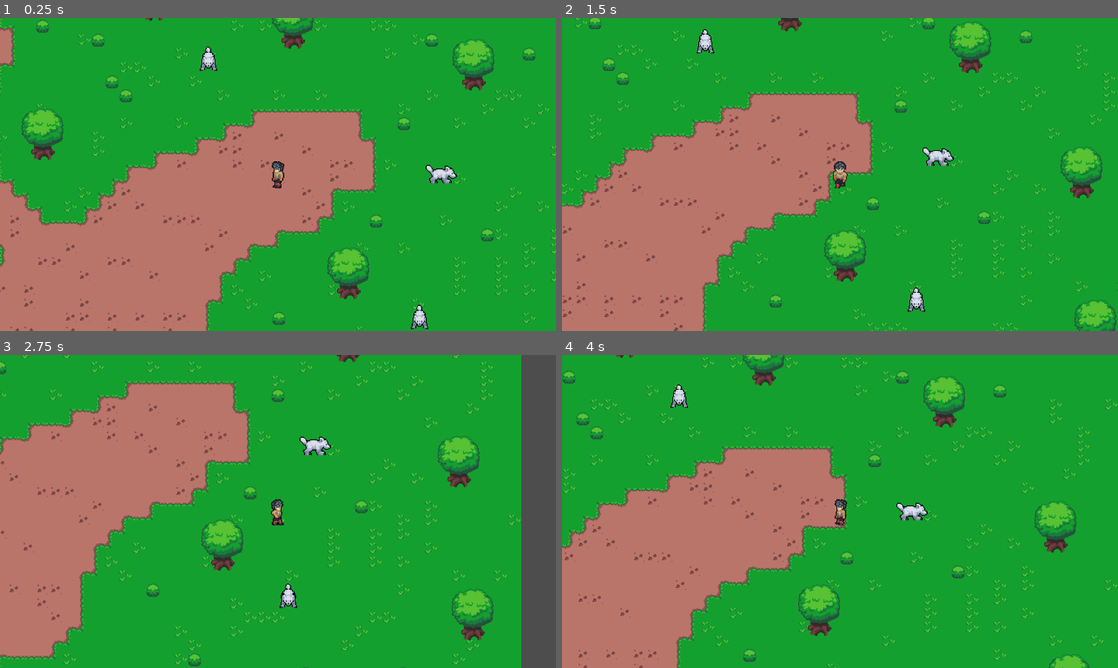
Above: before the commit, frames 1-4 (two rows, left to right).
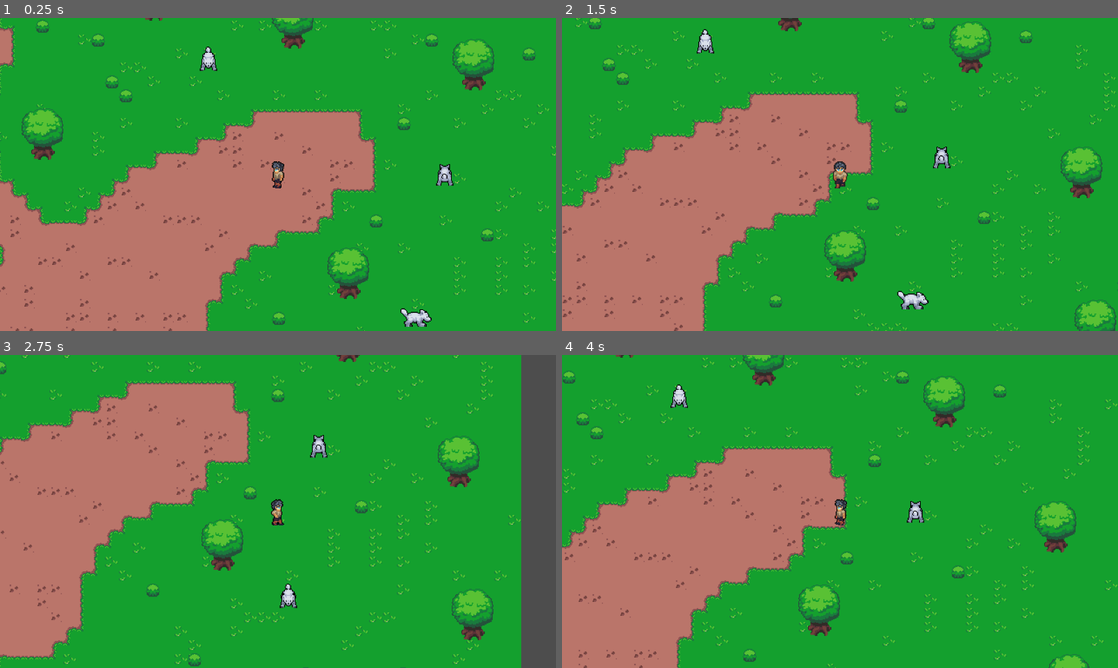
Above: after the commit, the same moments.

Repository: nexus482/shadows-of-azara
Game: Godot game, scene res://scenes/World.tscn
The game is run twice, just before and just after one commit, with the same random seed, the same clock (stepped at 60 frames per second) and the same inputs.
Inputs:
- Up to frame 1 (0.25 s): no input
- Up to frame 2 (1.5 s): tap Enter at 0.5 s; hold Right (ui_right) 0.53-1.28 s; hold Down (ui_down) from 1.28 s (still down)
- Up to frame 3 (2.75 s): release Down (ui_down) at 2.03 s; hold Right (ui_right) from 2.03 s (still down)
- Up to frame 4 (4 s): release Right (ui_right) at 2.78 s; hold Up (ui_up) 2.78-3.53 s; hold Left (ui_left) from 3.53 s (still down)

The runs differ from the first frame. In frame 1, 0.5% of the frame differs, in the area x 72-83%, y 46-100%; in frame 2, 0.5%, in the area x 60-71%, y 41-94%; in frame 3, 0.2%; in frame 4, 0.2%.

Commit message:
Update name

Diff:
--- a/enemy/base/Enemy.gd
+++ b/creature/base/Creature.gd
@@ -9,7 +9,7 @@
 	var directions = [Vector2.UP, Vector2.DOWN, Vector2.LEFT, Vector2.RIGHT]
 	last_direction = directions[randi() % directions.size()]
 	if not movement_ai:
-		push_warning("Enemy is missing a movement AI component under the 'MovementAI' node.")
+		push_warning("Creature is missing a movement AI component under the 'MovementAI' node.")
 	animated_sprite.play("idle_" + get_direction_string(last_direction))
 
 func _physics_process(delta: float) -> void:
--- /dev/null
+++ b/creature/base/Creature.tscn
@@ -0,0 +1,14 @@
+[gd_scene load_steps=3 format=3 uid="uid://csd6yvajpv7v1"]
+
+[ext_resource type="Script" uid="uid://wwm63h84s8c7" path="res://creature/base/Creature.gd" id="1_iwg7y"]
+[ext_resource type="Script" uid="uid://dmmxlxkfsap38" path="res://creature/base/components/movement/Movement.gd" id="2_8ly4b"]
+
+[node name="Enemy" type="CharacterBody2D"]
+script = ExtResource("1_iwg7y")
+
+[node name="Sprite" type="AnimatedSprite2D" parent="."]
+
+[node name="Collision" type="CollisionShape2D" parent="."]
+
+[node name="MovementAI" type="Node" parent="."]
+script = ExtResource("2_8ly4b")
--- /dev/null
+++ b/creature/base/components/movement/idle/Idle.tscn
@@ -0,0 +1,6 @@
+[gd_scene load_steps=2 format=3 uid="uid://df3et2kmof356"]
+
+[ext_resource type="Script" uid="uid://bgbsy1rxqs3s7" path="res://creature/base/components/movement/idle/Idle.gd" id="1_6i1q0"]
+
+[node name="Idle" type="Node"]
+script = ExtResource("1_6i1q0")
--- /dev/null
+++ b/creature/base/components/movement/random/Random.tscn
@@ -0,0 +1,6 @@
+[gd_scene load_steps=2 format=3 uid="uid://j7wvgu18p0mi"]
+
+[ext_resource type="Script" uid="uid://b4ucday7eluim" path="res://creature/base/components/movement/random/Random.gd" id="1_ajprl"]
+
+[node name="Random" type="Node"]
+script = ExtResource("1_ajprl")
--- a/enemy/base/components/movement/waypoint/Waypoint.tscn
+++ b/creature/base/components/movement/waypoint/Waypoint.tscn
@@ -1,6 +1,6 @@
 [gd_scene load_steps=2 format=3 uid="uid://b8yye747vtsbe"]
 
-[ext_resource type="Script" uid="uid://35src4ng73b0" path="res://enemy/base/components/movement/waypoint/Waypoint.gd" id="1_t0hi2"]
+[ext_resource type="Script" uid="uid://35src4ng73b0" path="res://creature/base/components/movement/waypoint/Waypoint.gd" id="1_t0hi2"]
 
 [node name="Waypoint" type="Node"]
 script = ExtResource("1_t0hi2")
--- a/enemy/wolf/Wolf.tscn
+++ b/creature/wolf/Wolf.tscn
@@ -1,6 +1,6 @@
 [gd_scene load_steps=47 format=3 uid="uid://ci38bgb7873ed"]
 
-[ext_resource type="PackedScene" uid="uid://csd6yvajpv7v1" path="res://enemy/base/Enemy.tscn" id="1_55onw"]
+[ext_resource type="PackedScene" uid="uid://csd6yvajpv7v1" path="res://creature/base/Creature.tscn" id="1_55onw"]
 [ext_resource type="Texture2D" uid="uid://cyexr4wtjtmg1" path="res://assets/creatures/wolf/idle_down.png" id="2_rntc2"]
 [ext_resource type="Texture2D" uid="uid://dekdb0tlkuw1w" path="res://assets/creatures/wolf/idle_right.png" id="3_5yax0"]
 [ext_resource type="Texture2D" uid="uid://ca5inqv6awyyq" path="res://assets/creatures/wolf/idle_left.png" id="3_uk4cp"]
--- a/enemy/base/Enemy.tscn
+++ /dev/null
@@ -1,14 +0,0 @@
-[gd_scene load_steps=3 format=3 uid="uid://csd6yvajpv7v1"]
-
-[ext_resource type="Script" uid="uid://wwm63h84s8c7" path="res://enemy/base/Enemy.gd" id="1_1f0kj"]
-[ext_resource type="Script" uid="uid://dmmxlxkfsap38" path="res://enemy/base/components/movement/Movement.gd" id="2_3l8kd"]
-
-[node name="Enemy" type="CharacterBody2D"]
-script = ExtResource("1_1f0kj")
-
-[node name="Sprite" type="AnimatedSprite2D" parent="."]
-
-[node name="Collision" type="CollisionShape2D" parent="."]
-
-[node name="MovementAI" type="Node" parent="."]
-script = ExtResource("2_3l8kd")
--- a/enemy/base/components/movement/idle/Idle.tscn
+++ /dev/null
@@ -1,6 +0,0 @@
-[gd_scene load_steps=2 format=3 uid="uid://df3et2kmof356"]
-
-[ext_resource type="Script" uid="uid://bgbsy1rxqs3s7" path="res://enemy/base/components/movement/idle/Idle.gd" id="1_6i1q0"]
-
-[node name="Idle" type="Node"]
-script = ExtResource("1_6i1q0")
--- a/enemy/base/components/movement/random/Random.tscn
+++ /dev/null
@@ -1,6 +0,0 @@
-[gd_scene load_steps=2 format=3 uid="uid://j7wvgu18p0mi"]
-
-[ext_resource type="Script" uid="uid://b4ucday7eluim" path="res://enemy/base/components/movement/random/Random.gd" id="1_ajprl"]
-
-[node name="Random" type="Node"]
-script = ExtResource("1_ajprl")
--- a/scenes/zones/cliffhaven/Cliffhaven.tscn
+++ b/scenes/zones/cliffhaven/Cliffhaven.tscn
@@ -2,10 +2,10 @@
 
 [ext_resource type="Texture2D" uid="uid://da3iafey4y56a" path="res://assets/tiles/ground.png" id="1_13fe0"]
 [ext_resource type="Texture2D" uid="uid://ctlgp6bj1jspo" path="res://assets/tiles/objects.png" id="2_0t65a"]
-[ext_resource type="PackedScene" uid="uid://ci38bgb7873ed" path="res://enemy/wolf/Wolf.tscn" id="3_r66nq"]
-[ext_resource type="PackedScene" uid="uid://j7wvgu18p0mi" path="res://enemy/base/components/movement/random/Random.tscn" id="4_yh12b"]
-[ext_resource type="PackedScene" uid="uid://df3et2kmof356" path="res://enemy/base/components/movement/idle/Idle.tscn" id="5_ek03y"]
-[ext_resource type="PackedScene" uid="uid://b8yye747vtsbe" path="res://enemy/base/components/movement/waypoint/Waypoint.tscn" id="6_ixcb1"]
+[ext_resource type="PackedScene" uid="uid://ci38bgb7873ed" path="res://creature/wolf/Wolf.tscn" id="3_r66nq"]
+[ext_resource type="PackedScene" uid="uid://j7wvgu18p0mi" path="res://creature/base/components/movement/random/Random.tscn" id="4_yh12b"]
+[ext_resource type="PackedScene" uid="uid://df3et2kmof356" path="res://creature/base/components/movement/idle/Idle.tscn" id="5_ek03y"]
+[ext_resource type="PackedScene" uid="uid://b8yye747vtsbe" path="res://creature/base/components/movement/waypoint/Waypoint.tscn" id="6_ixcb1"]
 
 [sub_resource type="TileSetAtlasSource" id="TileSetAtlasSource_13fe0"]
 texture = ExtResource("1_13fe0")
Renamed: enemy/base/Enemy.gd.uid -> creature/base/Creature.gd.uid
Renamed: enemy/base/components/movement/Movement.gd -> creature/base/components/movement/Movement.gd
Renamed: enemy/base/components/movement/Movement.gd.uid -> creature/base/components/movement/Movement.gd.uid
Renamed: enemy/base/components/movement/idle/Idle.gd -> creature/base/components/movement/idle/Idle.gd
Renamed: enemy/base/components/movement/idle/Idle.gd.uid -> creature/base/components/movement/idle/Idle.gd.uid
Renamed: enemy/base/components/movement/random/Random.gd -> creature/base/components/movement/random/Random.gd
Renamed: enemy/base/components/movement/random/Random.gd.uid -> creature/base/components/movement/random/Random.gd.uid
Renamed: enemy/base/components/movement/waypoint/Waypoint.gd -> creature/base/components/movement/waypoint/Waypoint.gd
Renamed: enemy/base/components/movement/waypoint/Waypoint.gd.uid -> creature/base/components/movement/waypoint/Waypoint.gd.uid
